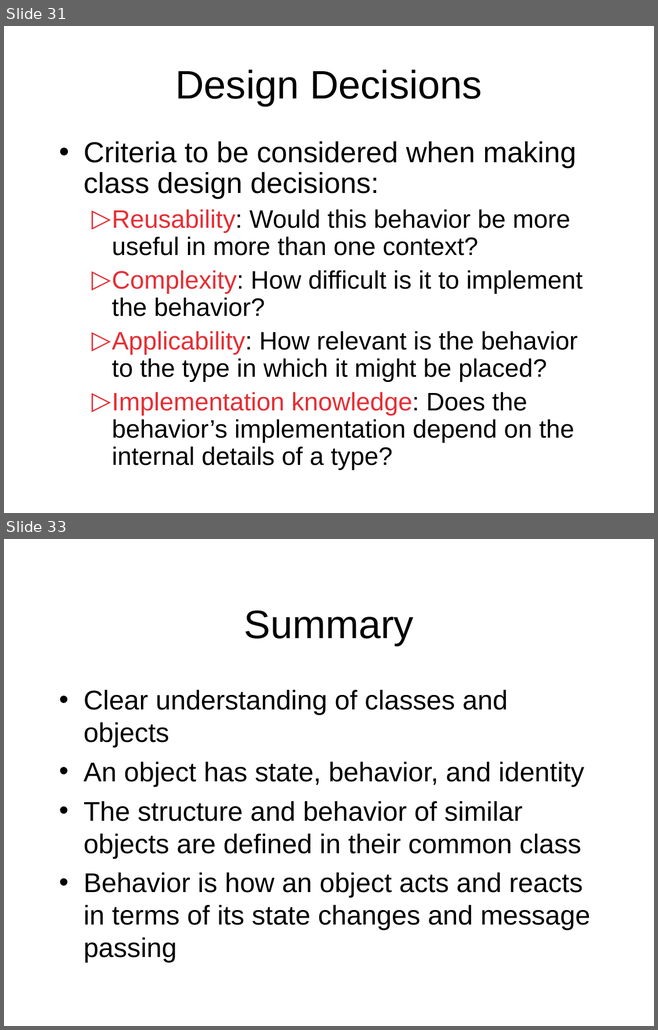
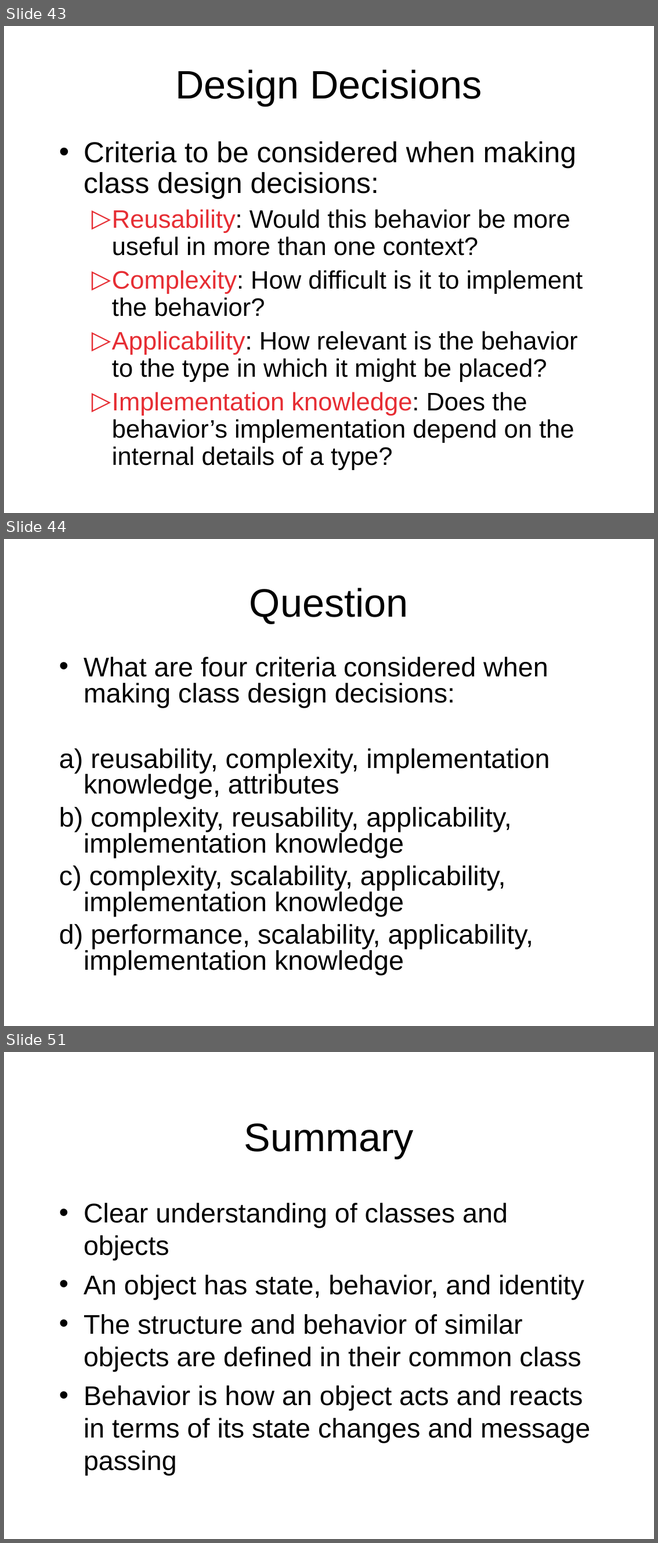
Before and after one commit to octaviordz/zjnu2017.github.io, a slide deck: OOAD/lectures/040--Classes.and.Objects.ppt. Shown one above the other, each under a label of ours: slides 31 and 33 before the commit, slides 43, 44 and 51 after it; the slides between them are not shown. The pictures are 658x1030 and 658x1543 pixels, drawn with LibreOffice and Linux fonts; fonts in the diff are those of the drawing. Boxes give left, top, right and bottom in pixels: in the first picture for what was removed or moved away, otherwise in the second. Text is boxed around its words. In the diff, an @@ line names an element or a change of style, - is before the commit and + after.

```diff
--- a/OOAD/lectures/040--Classes.and.Objects.ppt
+++ b/OOAD/lectures/040--Classes.and.Objects.ppt
@@ slide 44 added at [4, 539, 654, 1026], background #FFFFFF @@
@@ title added at [249, 588, 408, 624], 44 pt, text #000000 @@
+Question
@@ text added at [59, 657, 549, 976], 30 pt, text #000000 @@
+• What are four criteria considered when making class design decisions:
+a) reusability, complexity, implementation knowledge, attributes
+b) complexity, reusability, applicability, implementation knowledge
+c) complexity, scalability, applicability, implementation knowledge
+d) performance, scalability, applicability, implementation knowledge
@@ what was slide 31 is now slide 43 @@
@@ what was slide 33 is now slide 51 @@
```
Also in this commit, not shown: 11 slides changed, 26 other slides added, 1 other file.
